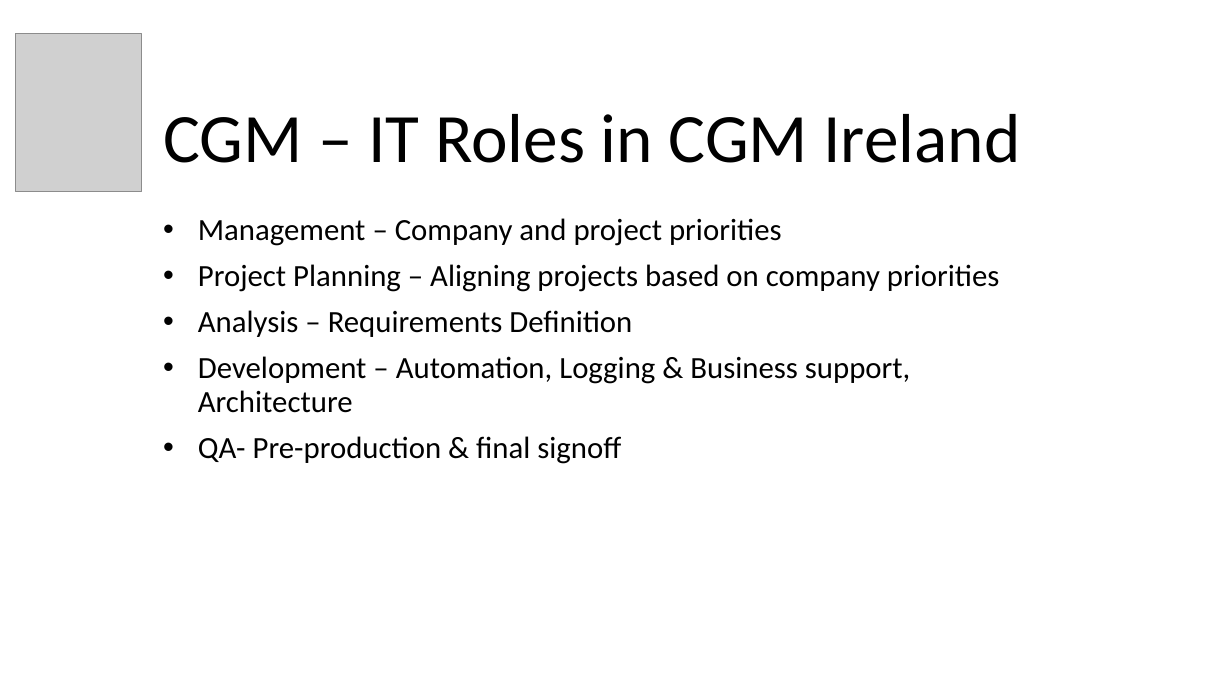
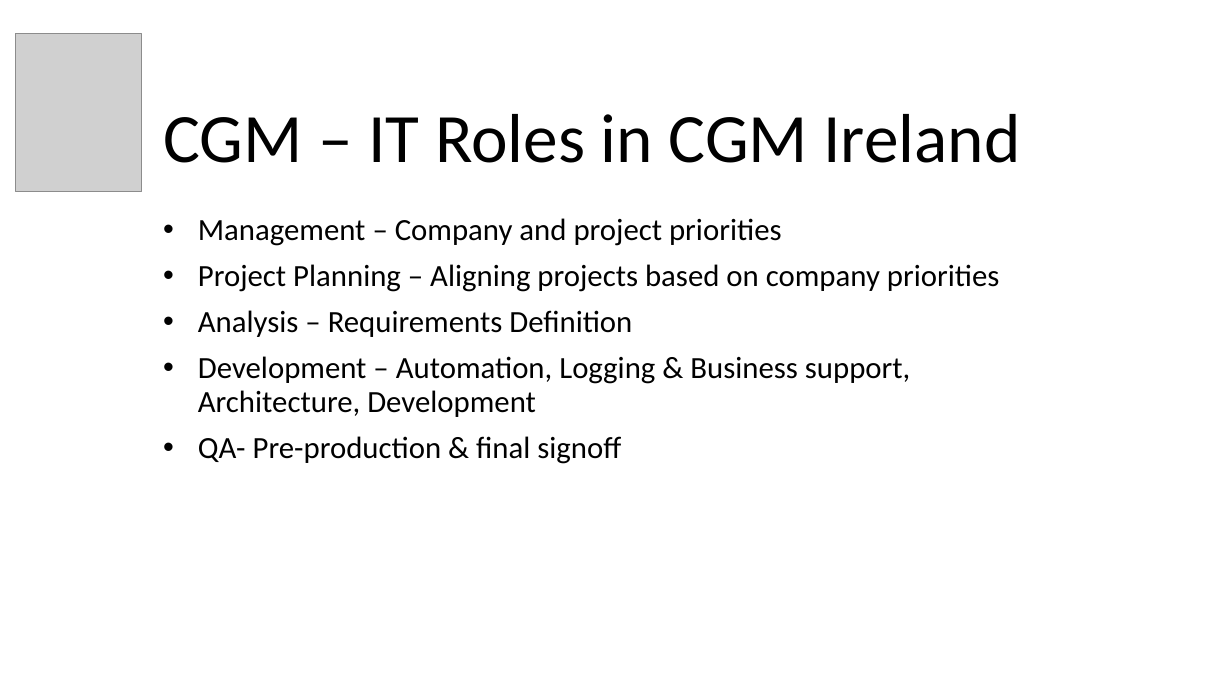
Before and after one commit to wit-hdip-comp-sci-2018/june-onsite-src, a slide deck: slide 5 of topic-01-industry-talks/talk-01-cgm/cgm.pptx. Drawn at 1232x693 pixels with LibreOffice and Linux fonts; fonts in the diff are those of the drawing; grey boxes stand for pictures. Boxes give left, top, right and bottom in pixels: in the first picture for what was removed or moved away, otherwise in the second. Text is boxed around its words. In the diff, an @@ line names an element or a change of style, - is before the commit and + after.

```diff
--- a/topic-01-industry-talks/talk-01-cgm/cgm.pptx
+++ b/topic-01-industry-talks/talk-01-cgm/cgm.pptx
@@ subtitle at box(198, 356, 910, 417): text changed @@
-• Development – Automation, Logging & Business support, Architecture
+• Development – Automation, Logging & Business support, Architecture, Development
```
Also in this commit, not shown: 2 other slides changed, 5 other files.
